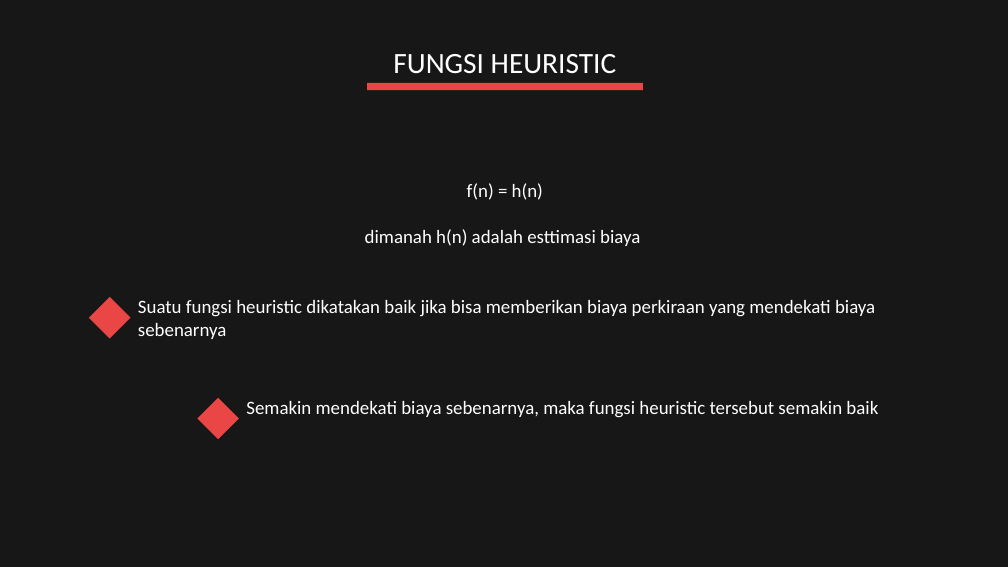
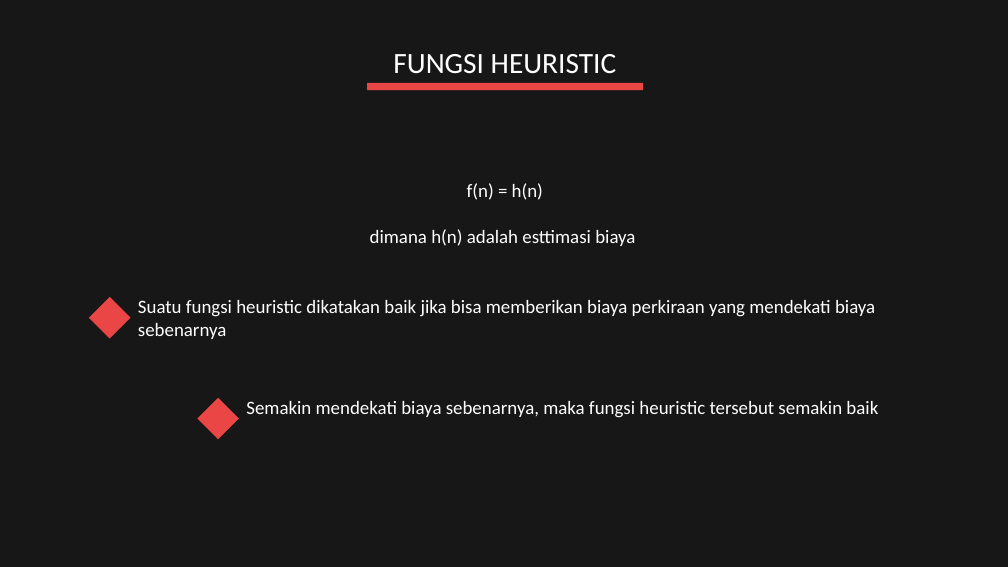
Before and after one commit to RishabSBanthiya/BestFirstSearch, a slide deck: slide 4 of BEST FIRST SEARCH.pptx. Drawn at 1008x567 pixels with LibreOffice and Linux fonts; fonts in the diff are those of the drawing. Boxes give left, top, right and bottom in pixels: in the first picture for what was removed or moved away, otherwise in the second. Text is boxed around its words. In the diff, an @@ line names an element or a change of style, - is before the commit and + after.

```diff
--- a/BEST FIRST SEARCH.pptx
+++ b/BEST FIRST SEARCH.pptx
@@ text at (x1=370, y1=229, x2=635, y2=246): text changed @@
-dimanah h(n) adalah esttimasi biaya
+dimana h(n) adalah esttimasi biaya
```
Also in this commit, not shown: 1 other slide changed, 1 other file.
